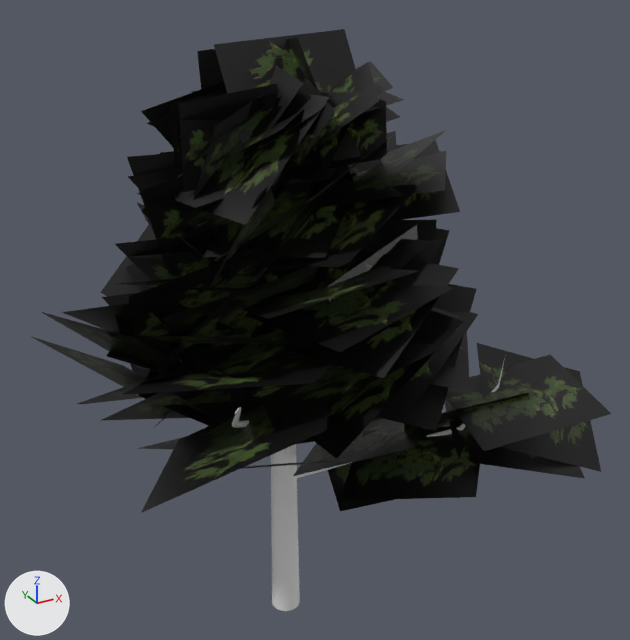
The Blender file Models/Foliage/Tree_Keith.blend as it was, and as the next commit left it.
The view is the same before and after, from a 50 mm lens placed at (-5.47, -11.02, 10.93), pointed at (0.77, 0.32, 5.27). Arrows for +X, +Y and +Z are at lower left; the lights stay in place.

The scene before the commit, as lines of its bpy script (objects in view):
```python
me_cylinder = bpy.data.meshes.new('Cylinder')
me_cylinder.from_pydata(...)  # 680 vertices, 154 faces; spans x -3.67..5.01, y -3.64..4.03, z 2.54..9.78
me_cylinder.materials.append(mat_leaves_branch_tga)  # picture img_leaves_branch_tga
me_cylinder_001 = bpy.data.meshes.new('Cylinder.001')
me_cylinder_001.from_pydata(...)  # 190 vertices, 189 faces; spans x -2.11..3.26, y -3.02..2.81, z 0.07..9.4
ob_cylinder = bpy.data.objects.new('Cylinder', me_cylinder)
ob_cylinder.location = (0.0, 0.0, 0.0)
ob_cylinder_001 = bpy.data.objects.new('Cylinder.001', me_cylinder_001)
ob_cylinder_001.location = (0.0, 0.0, 0.0)
```
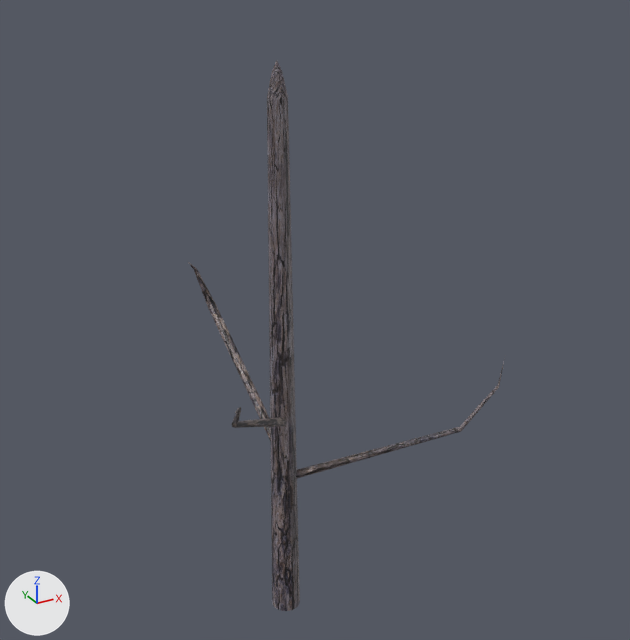
Location of each change, (x1, y1, x2, y2) in pixels of the pictures (630 x 640 px):
```json
{"object": "Cylinder", "change": "hidden", "before": [30, 29, 611, 513], "on screen": "black"}
{"part": 1, "of": "me_cylinder_001", "change": "recoloured", "before": [232, 358, 505, 611], "after": [187, 61, 505, 611]}
```

Scene script edits in JSON lines:
```json
{"op": "add", "block": "img_tree_bark_keith_jpg", "code": ["img_tree_bark_keith_jpg = load_image('Tree_Bark_Keith.jpg', '../../Materials/Bark/Tree_Bark_Keith.jpg', 1024, 1024, 'sRGB')"]}
{"op": "add", "block": "mat_tree_bark_keith_jpg", "code": ["mat_tree_bark_keith_jpg = principled_material('Tree_Bark_Keith.jpg')", "mat_tree_bark_keith_jpg.texture = img_tree_bark_keith_jpg"]}
{"block": "me_cylinder_001", "where": "# used by ob_cylinder_001; location = (0.0, 0.0, 0.0)"}
{"op": "remove", "block": "me_cylinder_001", "code": "me_cylinder_001.from_pydata(...)  # 190 vertices, 189 faces; spans x -2.11..3.26, y -3.02..2.81, z 0.07..9.4"}
{"op": "add", "block": "me_cylinder_001", "code": "me_cylinder_001.from_pydata(...)  # 190 vertices, 186 faces; spans x -2.11..3.26, y -3.02..2.81, z 0.07..9.4"}
{"block": "me_cylinder_001", "change": "me_cylinder_001 part 1: 186 faces spanning x -2.11..3.26, y -3.02..2.81, z 0.07..9.4 switch from no material to mat_tree_bark_keith_jpg (picture img_tree_bark_keith_jpg)"}
{"op": "add", "block": "ob_cylinder", "code": "ob_cylinder.hide_viewport = True"}
```
